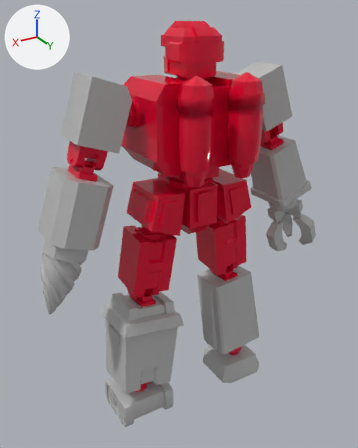
What one commit did to the FBX model Assets/Resources/Arts/Titan/Modeling/Trash_titan.fbx.
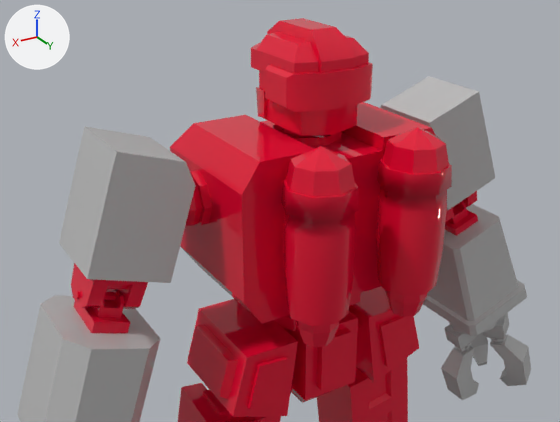
Old and new are each drawn whole from a 50 mm lens placed at (0.613, 0.964, 0.999), pointed at (0.024, -0.017, 0.509) and again close up from a 50 mm lens placed at (0.48, 0.729, 1.13), pointed at (0.076, 0.056, 0.794). Every picture has the same lights, and +X, +Y and +Z are marked at upper left. The last two pictures show the newer version. Where no turn or scale is listed for an object, it has been applied to the vertices.

Before the edit, the objects in view are built like this:
```python
me_mesh = bpy.data.meshes.new('Mesh')
me_mesh.from_pydata(...)  # 3733 vertices, 6725 faces; spans x -0.422..0.377, y -0.116..0.08, z 0.001..0.979
# faces by material slot: [3349, 3376]
me_mesh.materials.append(mat_acc_mat)  # its picture is missing
me_mesh.materials.append(mat_main_mat)  # its picture is missing
me_mesh_001 = bpy.data.meshes.new('Mesh.001')
me_mesh_001.from_pydata(...)  # 180 vertices, 192 faces; spans x -0.104..0.104, y -0.041..0.041, z -0.037..0.189
me_mesh_001.materials.append(mat_main_mat)  # its picture is missing
ob_jetpack = bpy.data.objects.new('Jetpack', me_mesh_001)
ob_jetpack.location = (0.0, 0.1138, 0.6935)
ob_object001 = bpy.data.objects.new('Object001', me_mesh)
ob_object001.location = (0.0, -0.0001, 0.0005)
```
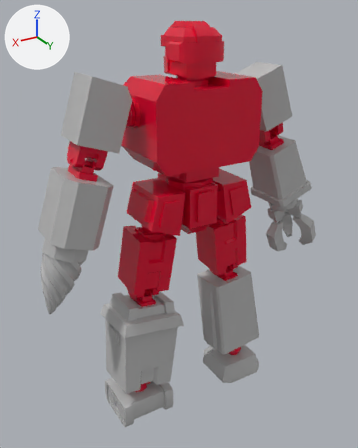
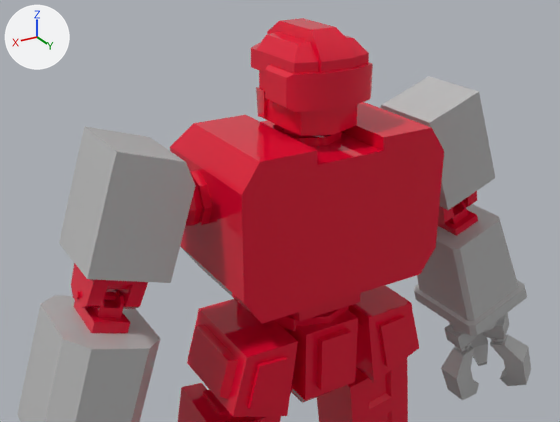
Commit message: Fix titan ranger modeling.

What changed in the scene script:
```text
Remove ob_jetpack:
    ob_jetpack = bpy.data.objects.new('Jetpack', me_mesh_001)
    ob_jetpack.location = (0.0, 0.1138, 0.6935)
```

Boxes (x1, y1, x2, y2) around the edits, measured in the close-ups (560 x 422 px):
'Jetpack', deleted (red)
    before: (281, 127, 452, 347)
